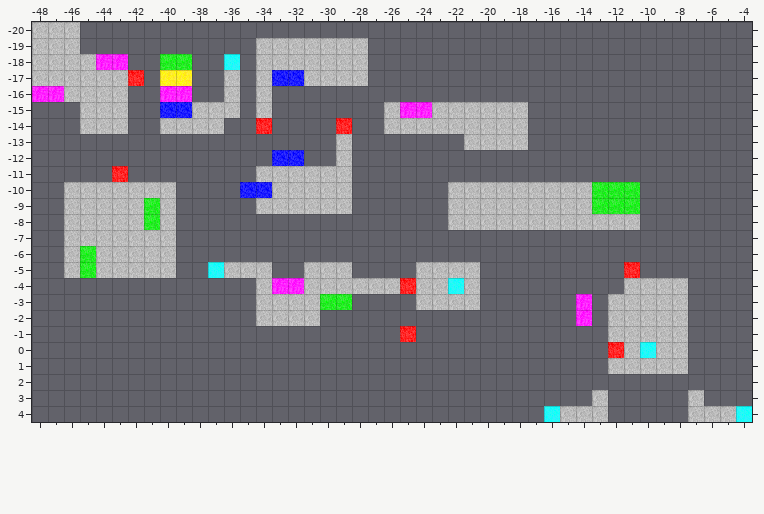
Tiled map -- tiled/luanti_sokoblox_map.tmx. The first picture shows the starting point.
Cells are 32x32 px. Shown: x -48..-4, y -20..4.
After the commit:
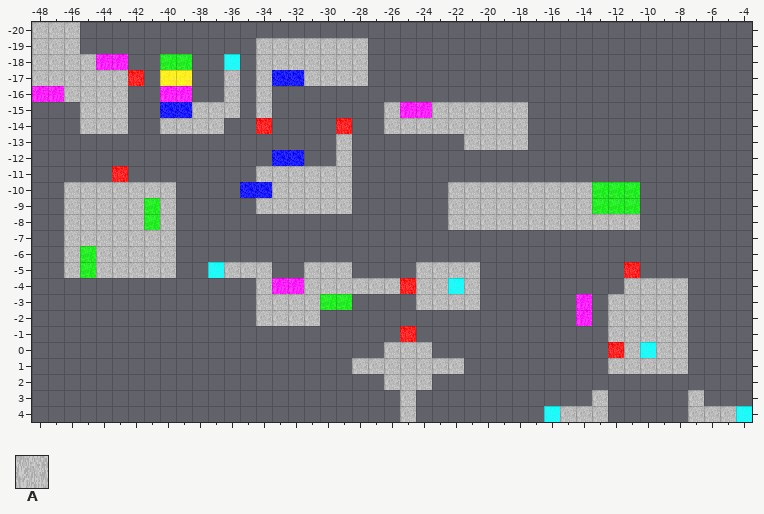
Key: from "sokoblox_luanti": A 0 "sokoblox_stone".
_ is an empty cell.
Changes in this commit:
Layer "Tile Layer 1":
y 0: x -26..-24 ___ -> AAA
y 1: x -28..-22 _______ -> AAAAAAA
y 2: x -26..-24 ___ -> AAA
y 3..4: x -25 _ -> A
Pixel boxes of the changes (left, top, right, bottom) in both pictures:
added: (352, 342, 464, 422)
